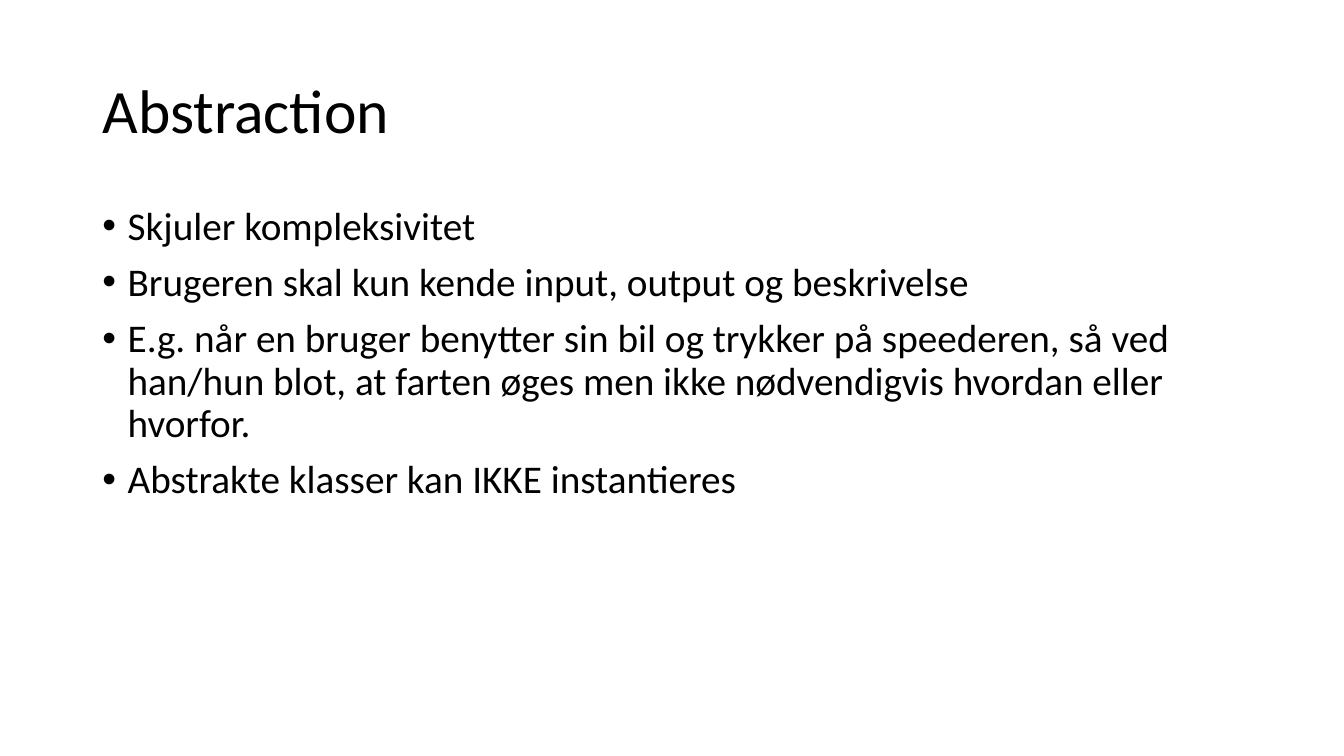
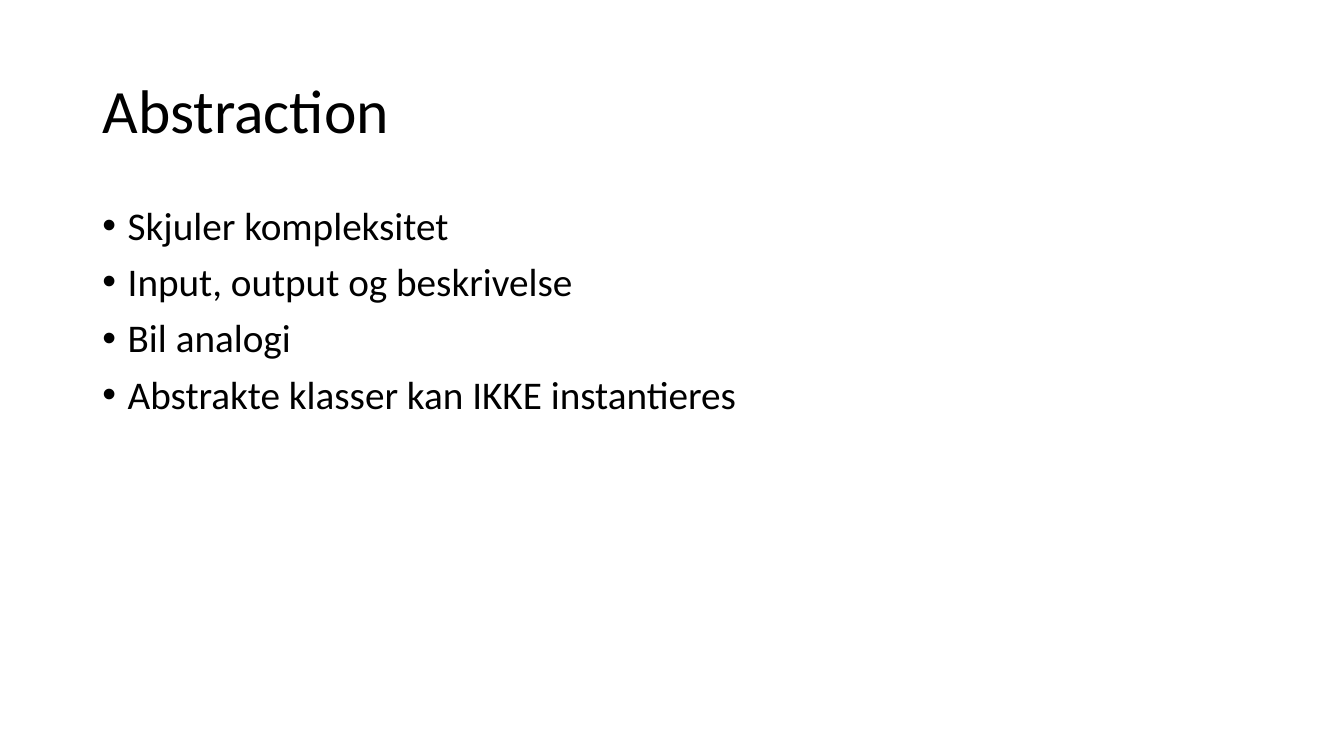
Before and after one commit to ortismal/3.-semester-SWC-TEK-slides, a slide deck: slide 3 of ObjectOrientedProgramming.pptx. Drawn at 1344x756 pixels with LibreOffice and Linux fonts; fonts in the diff are those of the drawing. Boxes give left, top, right and bottom in pixels: in the first picture for what was removed or moved away, otherwise in the second. Text is boxed around its words. In the diff, an @@ line names an element or a change of style, - is before the commit and + after.

```diff
--- a/ObjectOrientedProgramming.pptx
+++ b/ObjectOrientedProgramming.pptx
@@ text at [128, 212, 572, 359]: text changed @@
-• Skjuler kompleksivitet
-• Brugeren skal kun kende input, output og beskrivelse
-• E.g. når en bruger benytter sin bil og trykker på speederen, så ved han/hun blot, at farten øges men ikke nødvendigvis hvordan eller hvorfor.
+• Skjuler kompleksitet
+• Input, output og beskrivelse
+• Bil analogi
```
Also in this commit, not shown: 5 other slides changed, 1 slide added, 5 slides removed, 9 other files.
